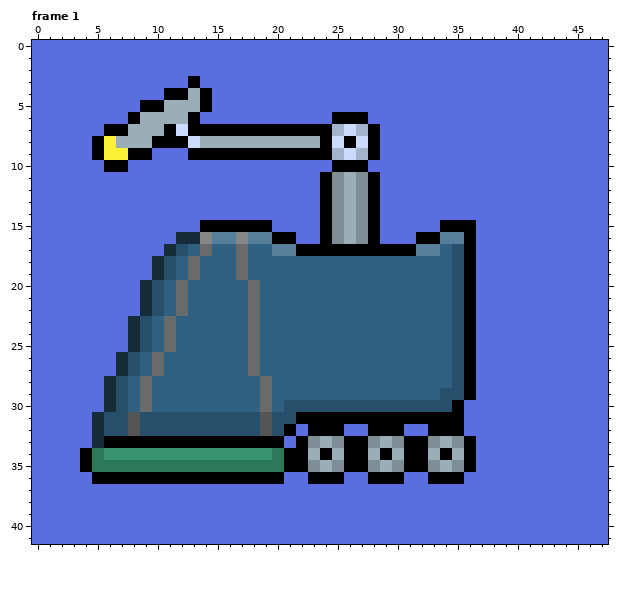
Pixel-art file, stored at DiscMan/ENEMY_001.aseprite. Above is the file before it was changed.
48x42 pixels, 2 frames. Shown: frame 1.
The result:
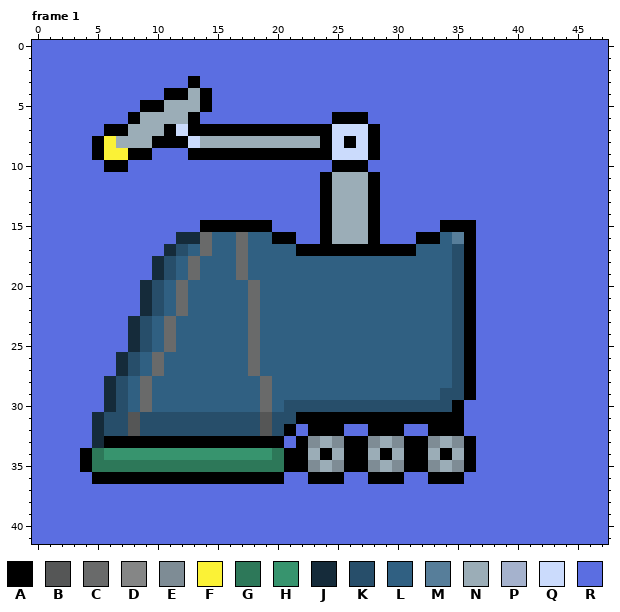
Palette (. is transparent): A #000000  B #555656  C #696a6a  D #858686  E #7e8c95  F #fbf236  G #2d7859  H #37946e  J #152b3a  K #274e6a  L #306082  M #577e9a  N #9badb7  P #a5b2cd  Q #cbdbfc  R #5b6ee1
Difference:
--- frame 1, layer "Shading"
@@ x 12..36 @@
  6 NARRRRRRRRRRRAAARRRRRRRRR
- 7 QAAAAAAAAAAAAPQPARRRRRRRR
+ 7 QAAAAAAAAAAAAQQQARRRRRRRR
  8 AQNNNNNNNNNNAQAQARRRRRRRR
- 9 RAAAAAAAAAAAAPQPARRRRRRRR
+ 9 RAAAAAAAAAAAAQQQARRRRRRRR
 10 RRRRRRRRRRRRRAAARRRRRRRRR
-11 RRRRRRRRRRRRAENEARRRRRRRR
-12 RRRRRRRRRRRRAENEARRRRRRRR
-13 RRRRRRRRRRRRAENEARRRRRRRR
-14 RRRRRRRRRRRRAENEARRRRRRRR
-15 RRAAAAAARRRRAENEARRRRRAAA
-16 JJDMMDMMAARRAENEARRRAAMMA
-17 KLCLLCLLMMAAAAAAAAAAMMLKA
+11 RRRRRRRRRRRRANNNARRRRRRRR
+12 RRRRRRRRRRRRANNNARRRRRRRR
+13 RRRRRRRRRRRRANNNARRRRRRRR
+14 RRRRRRRRRRRRANNNARRRRRRRR
+15 RRAAAAAARRRRANNNARRRRRAAA
+16 JJCLLCLLAARRANNNARRRAALMA
+17 KLCLLCLLLLAAAAAAAAAALLLKA
 18 LCLLLCLLLLLLLLLLLLLLLLLKA
Where, in picture pixels (left, top, right, bottom), the same in both pictures:
changed: (200, 124, 452, 256)
